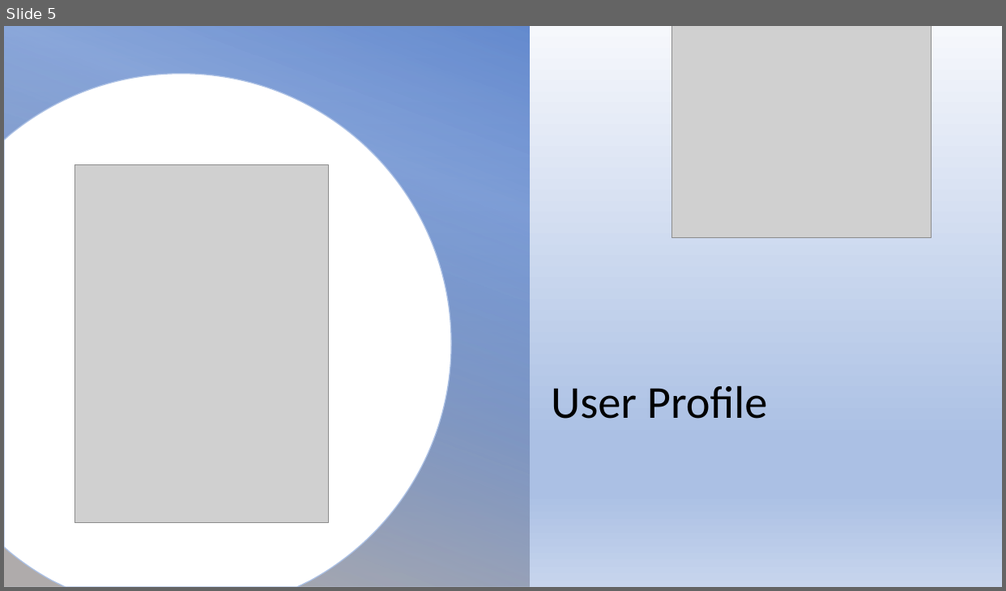
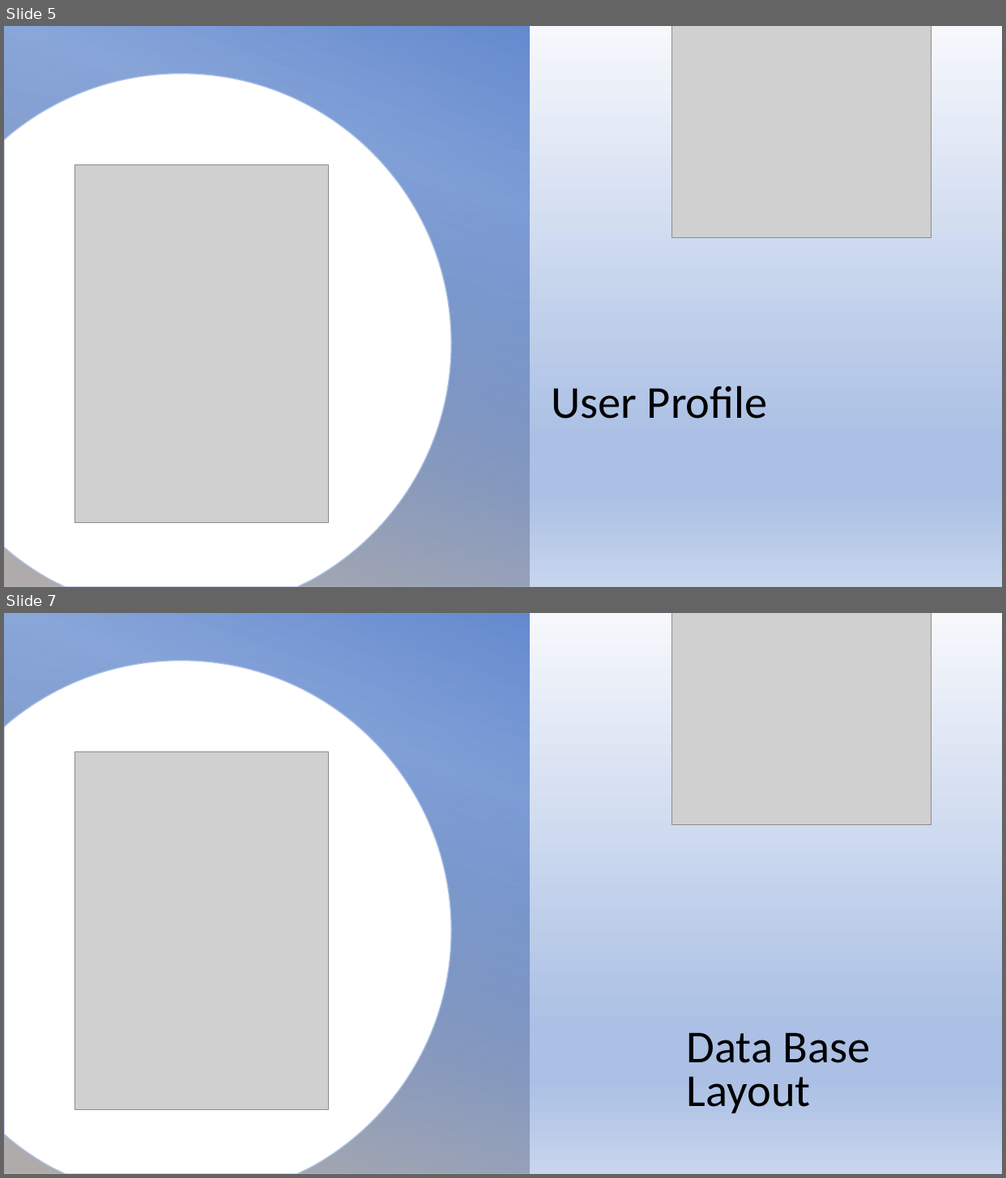
Before and after one commit to DorGetter/We-Watch---S.E.-project, a slide deck: Utils/App_Flow.pptm. Shown one above the other, each under a label of ours: slide 5 before the commit, slides 5 and 7 after it; the slides between them are not shown. The pictures are 1006x591 and 1006x1178 pixels, drawn with LibreOffice and Linux fonts; fonts in the diff are those of the drawing; grey boxes stand for pictures; background and template pictures are left out. Boxes give left, top, right and bottom in pixels: in the first picture for what was removed or moved away, otherwise in the second. Text is boxed around its words. In the diff, an @@ line names an element or a change of style, - is before the commit and + after.

```diff
--- a/Utils/App_Flow.pptm
+++ b/Utils/App_Flow.pptm
@@ slide 7 added at box(4, 613, 1002, 1174), background picture (left out) @@
@@ rectangle added at box(4, 613, 530, 1174), fill gradient #4472C4 to #AFABAB @@
@@ picture added at box(671, 613, 931, 825) @@
@@ freeform shape added at box(4, 661, 452, 1174), fill #FFFFFF, outline #AFABAB 1 pt @@
@@ picture added at box(74, 752, 328, 1111) @@
@@ text added at box(687, 1033, 871, 1114), 44 pt, text #000000 @@
+Data Base
+Layout
```
Also in this commit, not shown: 2 slides changed, 1 other slide added, 2 other files.
